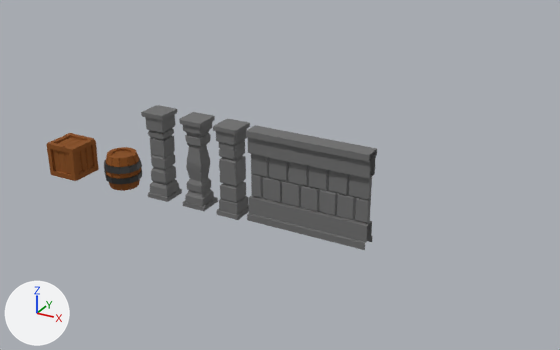
A saved change to the Blender file ModularDungeon/dungeon.blend.
The view is the same before and after, from a 50 mm lens placed at (6.39, -18.93, 11.13), pointed at (-5.67, 3.0, 0.16). The axes (+X, +Y, +Z) are drawn at lower left. The lights are the same throughout.

Objects in the first picture: 'Barrel', 'Crate', 'Pillar', 'Pillar.001', 'Pillar.002', 'Plane'.
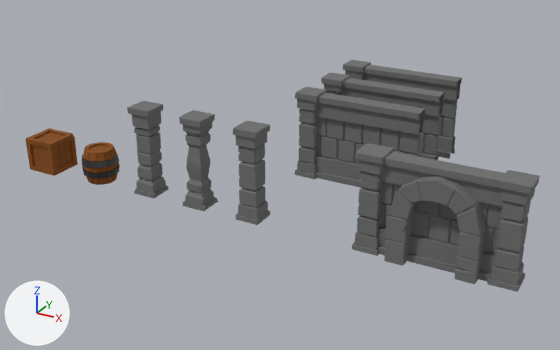
Commit message: Door for the dungeon

The change, as a diff of the scene's bpy script:
```diff
--- a/ModularDungeon/dungeon.blend.py
+++ b/ModularDungeon/dungeon.blend.py
@@ me_plane @@
 # used by ob_plane; location = (-3.03, 0.0, 2.0)
-me_plane.from_pydata(...)  # 158 vertices, 117 faces; spans x -2.0..2.0, y -0.28..0.01, z -2.0..1.0
+me_plane.from_pydata(...)  # 222 vertices, 221 faces; spans x -1.46..1.46, y -0.79..0.79, z -0.5..2.62
+# me_plane part 1: 158 vertices removed from x -2.0..2.0, y -0.28..0.01, z -2.0..1.0; 222 vertices added at x -1.46..1.46, y -0.79..0.79, z -0.5..2.62
 me_plane.materials.append(mat_pillar)
@@ me_cube_008 @@
+me_cube_008.from_pydata(...)  # 448 vertices, 360 faces; spans x -0.41..4.04, y -0.41..0.41, z -1.5..1.56
+me_cube_008.materials.append(mat_pillar)  # grey #717171
@@ me_cube_007 @@
+me_cube_007.from_pydata(...)  # 458 vertices, 363 faces; spans x -0.42..4.0, y -0.41..0.41, z -1.5..1.56
+me_cube_007.materials.append(mat_pillar)  # grey #717171
@@ me_cube_004 @@
+me_cube_004.from_pydata(...)  # 485 vertices, 391 faces; spans x -0.41..4.0, y -0.41..0.42, z -1.5..1.56
+me_cube_004.materials.append(mat_pillar)  # grey #717171
@@ me_cube_012 @@
+me_cube_012.from_pydata(...)  # 177 vertices, 151 faces; spans x -0.41..0.41, y -0.41..0.42, z -1.5..1.56
+me_cube_012.materials.append(mat_pillar)  # grey #717171
@@ me_plane_004 @@
+me_plane_004.from_pydata(...)  # 157 vertices, 120 faces; spans x -2.0..2.0, y -0.28..0.01, z -2.0..1.0
+me_plane_004.materials.append(mat_pillar)  # grey #717171
@@ ob_barrel @@
 ob_barrel = bpy.data.objects.new('Barrel', me_cylinder_001)
-ob_barrel.location = (-10.16, 0.0, 0.6)
+ob_barrel.location = (-11.16, 0.0, 0.6)
@@ ob_crate @@
 ob_crate = bpy.data.objects.new('Crate', me_cube_001)
-ob_crate.location = (-12.44, 0.0, 0.6)
+ob_crate.location = (-13.44, 0.0, 0.6)
@@ ob_plane @@
 ob_plane = bpy.data.objects.new('Plane', me_plane)
-ob_plane.location = (-3.03, 0.0, 2.0)
-_m = ob_plane.modifiers.new('Mirror', 'MIRROR')
-_m.use_axis = (False, True, False)
-_m.use_clip = True
+ob_plane.location = (1.0, -0.04, 0.44)
+ob_plane.scale = (0.898, 0.674, 0.898)
@@ ob_pillar @@
 ob_pillar = bpy.data.objects.new('Pillar', me_cube)
-ob_pillar.location = (-5.71, 0.0, 1.5)
+ob_pillar.location = (-5.0, 0.0, 1.5)
@@ ob_pillar_001 @@
 ob_pillar_001 = bpy.data.objects.new('Pillar.001', me_cube_002)
-ob_pillar_001.location = (-8.44, 0.0, 1.5)
+ob_pillar_001.location = (-9.0, 0.0, 1.5)
@@ ob_pillar_005 @@
+ob_pillar_005 = bpy.data.objects.new('Pillar.005', me_cube_008)
+ob_pillar_005.location = (-5.04, 8.0, 1.5)
@@ ob_pillar_004 @@
+ob_pillar_004 = bpy.data.objects.new('Pillar.004', me_cube_007)
+ob_pillar_004.location = (-5.0, 6.0, 1.5)
@@ ob_pillar_003 @@
+ob_pillar_003 = bpy.data.objects.new('Pillar.003', me_cube_004)
+ob_pillar_003.location = (-5.0, 4.0, 1.5)
@@ ob_pillar_007 @@
+ob_pillar_007 = bpy.data.objects.new('Pillar.007', me_cube_012)
+ob_pillar_007.location = (3.0, 0.0, 1.5)
@@ ob_pillar_006 @@
+ob_pillar_006 = bpy.data.objects.new('Pillar.006', me_cube_012.copy())
+ob_pillar_006.location = (-1.0, 0.0, 1.5)
@@ ob_wall_001 @@
+ob_wall_001 = bpy.data.objects.new('Wall.001', me_plane_004)
+ob_wall_001.location = (1.0, 0.0, 2.0)
+_m = ob_wall_001.modifiers.new('Mirror', 'MIRROR')
+_m.use_axis = (False, True, False)
+_m.use_clip = True
```

Where the change shows, as pixel boxes (x1, y1, x2, y2) in the pictures (560 x 350 px):
'Plane', reshaped, moved, rescaled, modifiers changed (22% narrower, 13% shorter): before (246, 125, 377, 250); after (384, 176, 486, 284)
'Pillar.003', added: after (295, 87, 425, 188)
'Wall.001', added: after (377, 152, 505, 282)
'Pillar', moved: before (213, 119, 250, 220); after (233, 121, 270, 225)
'Pillar.001', moved: before (141, 105, 182, 202); after (127, 101, 169, 198)
'Pillar.007', added: after (487, 170, 540, 292)
'Pillar.004', added: after (321, 72, 445, 160)
'Pillar.005', added: after (343, 60, 462, 159)
'Crate', moved: before (46, 133, 99, 181); after (25, 128, 78, 176)
'Pillar.006', added: after (352, 143, 394, 256)
'Barrel', moved: before (104, 147, 142, 191); after (82, 142, 120, 185)
